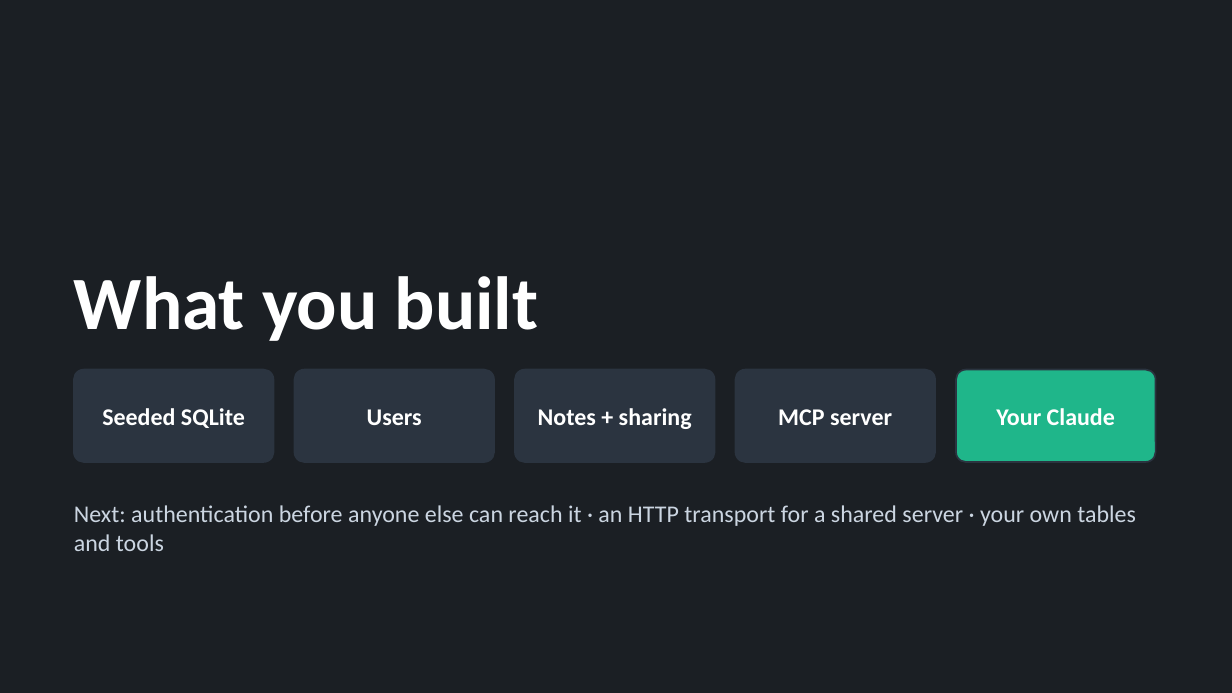
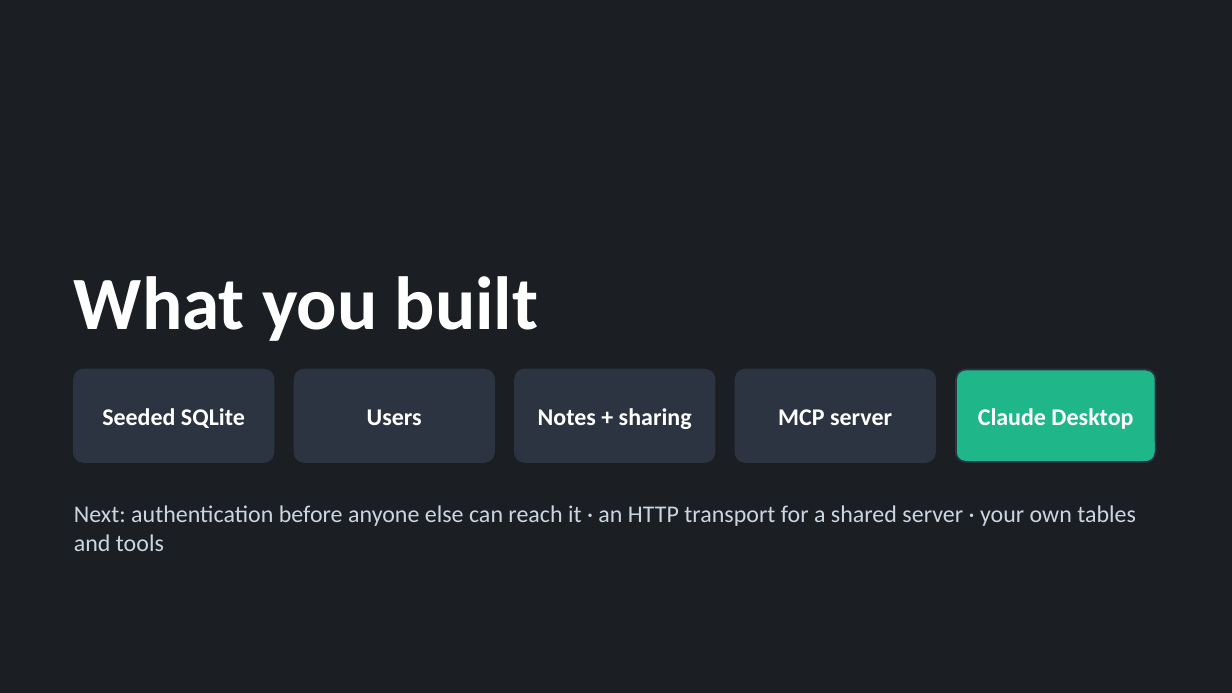
Before and after one commit to blazaga/ai-training-modules, a slide deck: slide 21 of docs/ai-agent-training/slides/lab-companion.pptx. Drawn at 1232x693 pixels with LibreOffice and Linux fonts; fonts in the diff are those of the drawing. Boxes give left, top, right and bottom in pixels: in the first picture for what was removed or moved away, otherwise in the second. Text is boxed around its words. In the diff, an @@ line names an element or a change of style, - is before the commit and + after.

```diff
--- a/docs/ai-agent-training/slides/lab-companion.pptx
+++ b/docs/ai-agent-training/slides/lab-companion.pptx
@@ text at (x1=978, y1=408, x2=1133, y2=429): text changed @@
-Your Claude
+Claude Desktop
```
Also in this commit, not shown: 7 other slides changed, 21 other files.
